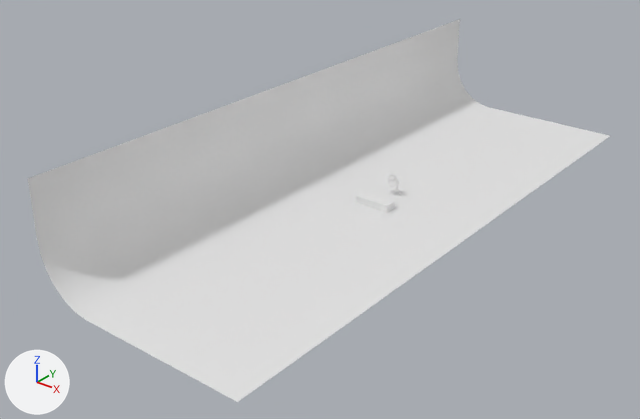
One commit to the Blender file animated_lamp.blend: the scene before it, then after it.
The view is the same before and after, from a 50 mm lens placed at (85.0, -124.5, 71.3), pointed at (-6.1, -10.6, 0.6). Lighting does not change. The marker at lower left points along +X, +Y and +Z.

Objects in the first picture: 'Backdrop', 'Bench'.
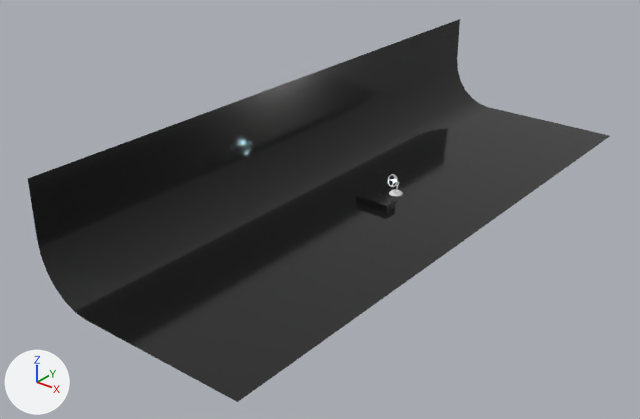
Pixel boxes (x1, y1, x2, y2) of what changed, in the pictures (640 x 419 px):
'Backdrop', recoloured (white to black): (28, 19, 610, 402) in both
'Bench', recoloured (white to black): (356, 191, 395, 213) in both
'Lamp Base (Path)', added: after (389, 190, 403, 196)

Edits to the bpy script that builds the scene:
```text
Add mat_reflection:
    mat_reflection = principled_material('Reflection')
    mat_reflection.base_color = (0.0105, 0.0105, 0.0105)  # black #1a1a1a
    mat_reflection.roughness = 0.1
Change me_plane:
    where me_plane.from_pydata(...)  # 18 vertices, 8 faces; spans x -1.0..1.0, y -1.0..1.0, z 0.0..1.0
    add me_plane.materials.append(mat_reflection)  # black #1a1a1a
Change me_cube:
    where me_cube.from_pydata(...)  # 8 vertices, 6 faces; spans x -3.51..3.51, y -3.09..-0.47, z 0.0..1.4
    add me_cube.materials.append(mat_reflection)  # black #1a1a1a
Add cu_beziercircle:
    cu_beziercircle = bpy.data.curves.new('BezierCircle', 'CURVE')
    cu_beziercircle.dimensions = '3D'
    _sp = cu_beziercircle.splines.new('BEZIER'); _sp.bezier_points.add(3)
    _sp.bezier_points.foreach_set('co', [-1.0, 0.0, -0.667, 0.0, 1.0, -0.667, 1.0, 0.0, -0.667, 0.0, -1.0, -0.667])
    _sp.bezier_points.foreach_set('handle_left', [-1.0, -0.552, -0.667, -0.552, 1.0, -0.667, 1.0, 0.552, -0.667, 0.552, -1.0, -0.667])
    _sp.bezier_points.foreach_set('handle_right', [-1.0, 0.552, -0.667, 0.552, 1.0, -0.667, 1.0, -0.552, -0.667, -0.552, -1.0, -0.667])
    for _p, _l, _r in zip(_sp.bezier_points, ['AUTO', 'AUTO', 'AUTO', 'AUTO'], ['AUTO', 'AUTO', 'AUTO', 'AUTO']): _p.handle_left_type = _l; _p.handle_right_type = _r
    _sp.order_u = 0
    _sp.order_v = 0
    _sp.resolution_u = 6
    _sp.use_cyclic_u = True
    cu_beziercircle.use_path = True
    cu_beziercircle.use_path_clamp = True
    cu_beziercircle.bevel_mode = 'OBJECT'
    cu_beziercircle.resolution_u = 6
    cu_beziercircle.fill_mode = 'FULL'
    cu_beziercircle.bevel_object = ob_lamp_base__profile
Add cu_beziercurve:
    cu_beziercurve = bpy.data.curves.new('BezierCurve', 'CURVE')
    cu_beziercurve.dimensions = '3D'
    _sp = cu_beziercurve.splines.new('BEZIER'); _sp.bezier_points.add(4)
    _sp.bezier_points.foreach_set('co', [-7.753, 0.661, 0.0, -4.252, 3.242, 0.00777, 0.0, 4.941, 0.0, 0.0, 2.801, 0.0, 0.0, 0.661, 0.0])
    _sp.bezier_points.foreach_set('handle_left', [-7.991, -0.0054, 0.0, -7.102, 2.908, 0.00518, -1.888, 4.289, 0.0104, 0.0, 3.514, 0.0, 0.0, 1.374, 0.0])
    _sp.bezier_points.foreach_set('handle_right', [-7.212, 2.175, 0.0, -3.885, 4.107, 0.104, 0.0, 4.228, 0.0, 0.0, 2.087, 0.0, 1.0, 0.661, 0.0])
    for _p, _l, _r in zip(_sp.bezier_points, ['ALIGNED', 'FREE', 'FREE', 'VECTOR', 'VECTOR'], ['ALIGNED', 'FREE', 'VECTOR', 'FREE', 'FREE']): _p.handle_left_type = _l; _p.handle_right_type = _r
    _sp.order_u = 0
    _sp.order_v = 0
    cu_beziercurve.use_path = True
    cu_beziercurve.use_path_clamp = True
    cu_beziercurve.fill_mode = 'FULL'
Add ob_lamp_base__path:
    ob_lamp_base__path = bpy.data.objects.new('Lamp Base (Path)', cu_beziercircle)
    ob_lamp_base__path.location = (0.0, 5.0, 0.0)
    ob_lamp_base__path.scale = (0.15, 0.15, 0.15)
Add ob_lamp_base__profile:
    ob_lamp_base__profile = bpy.data.objects.new('Lamp Base (Profile)', cu_beziercurve)
    ob_lamp_base__profile.location = (0.0, 0.0, 0.0)
```
